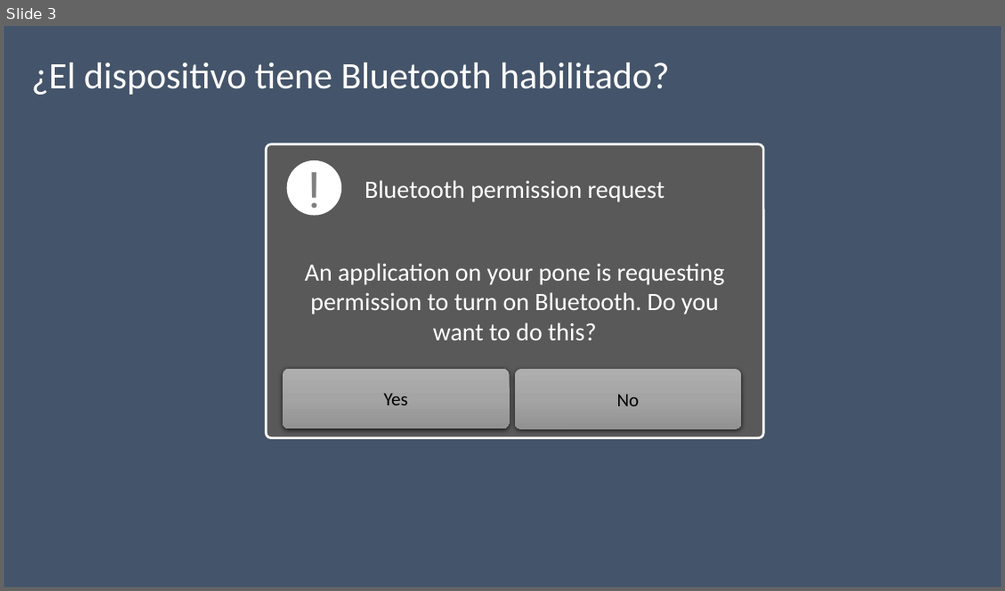
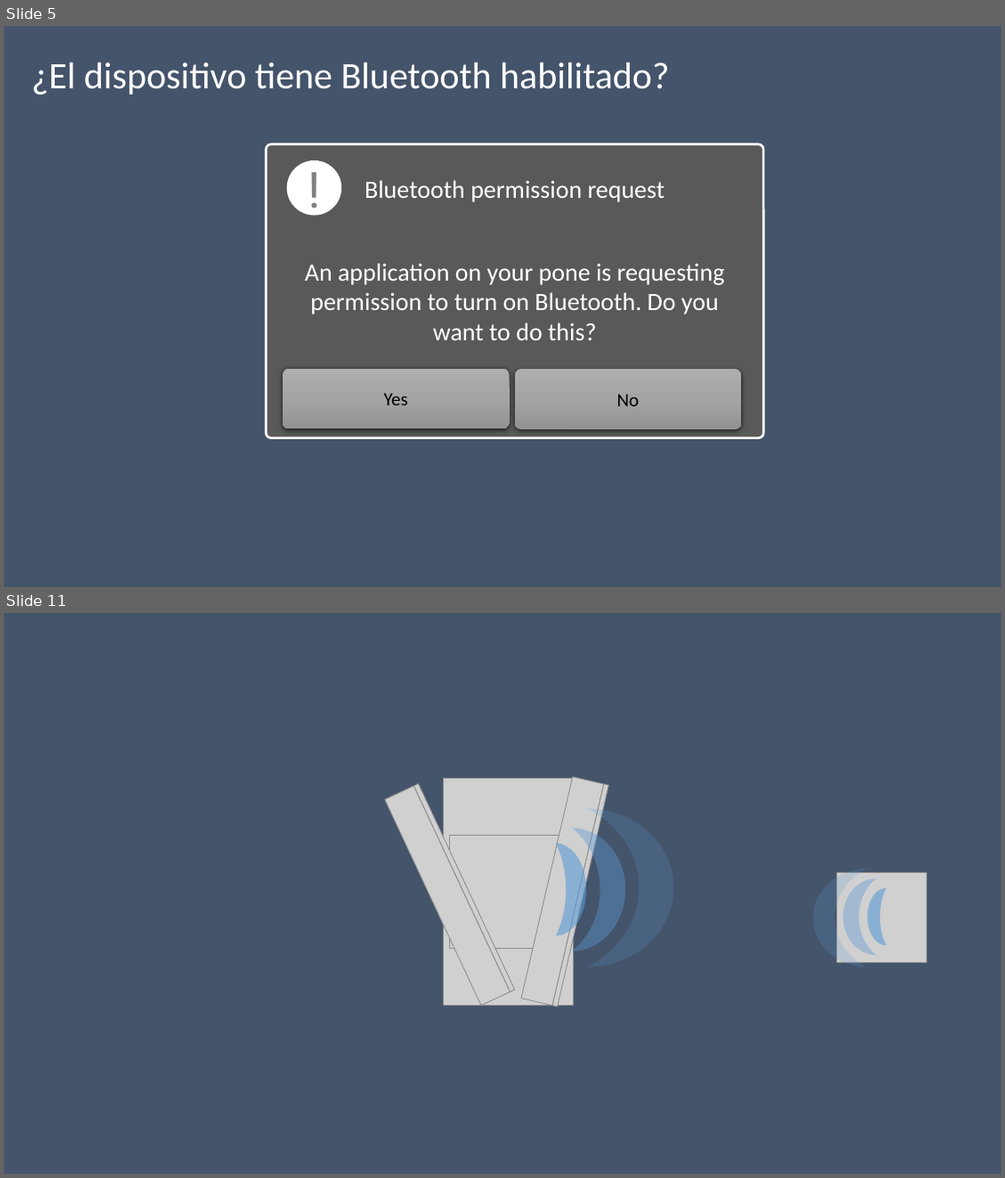
Before and after one commit to josecullen/android, a slide deck: Android Bluetooth.pptx. Shown one above the other, each under a label of ours: slide 3 before the commit, slides 5 and 11 after it; the slides between them are not shown. The pictures are 1005x591 and 1005x1178 pixels, drawn with LibreOffice and Linux fonts; fonts in the diff are those of the drawing; grey boxes stand for pictures. Boxes give left, top, right and bottom in pixels: in the first picture for what was removed or moved away, otherwise in the second. Text is boxed around its words. In the diff, an @@ line names an element or a change of style, - is before the commit and + after.

```diff
--- a/Android Bluetooth.pptx
+++ b/Android Bluetooth.pptx
@@ slide 11 added at (4,613,1001,1174), background #44546A @@
@@ picture added at (385,786,510,1005) @@
@@ picture added at (413,783,515,991) @@
@@ picture added at (444,779,574,1005) @@
@@ picture added at (521,777,604,1005) @@
@@ picture added at (552,784,609,1006) @@
@@ moon added at (587,808,674,966), fill #5B9BD5 at 20% opacity @@
@@ picture added at (450,835,563,948) @@
@@ moon added at (556,844,587,936), fill #5B9BD5 at 60% opacity @@
@@ moon added at (573,827,626,951), fill #5B9BD5 at 40% opacity @@
@@ moon added at (813,868,867,966), fill #5B9BD5 at 20% opacity @@
@@ picture added at (837,873,927,962) @@
@@ moon added at (843,878,876,955), fill #5B9BD5 at 40% opacity @@
@@ moon added at (867,888,886,946), fill #5B9BD5 at 60% opacity @@
@@ what was slide 3 is now slide 5 @@
```
Also in this commit, not shown: 2 slides changed, 7 other slides added, 1 slide removed, 1 other file.
